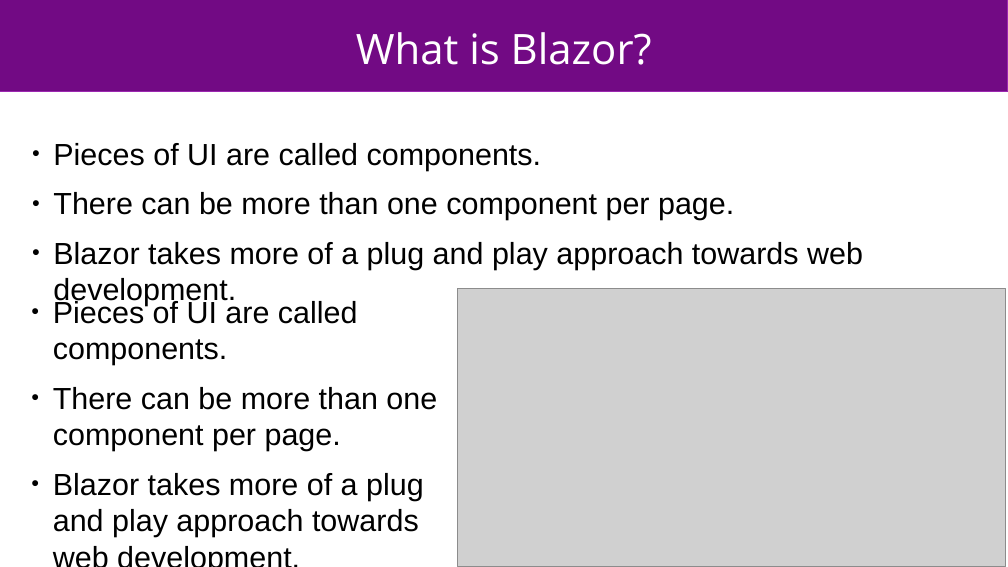
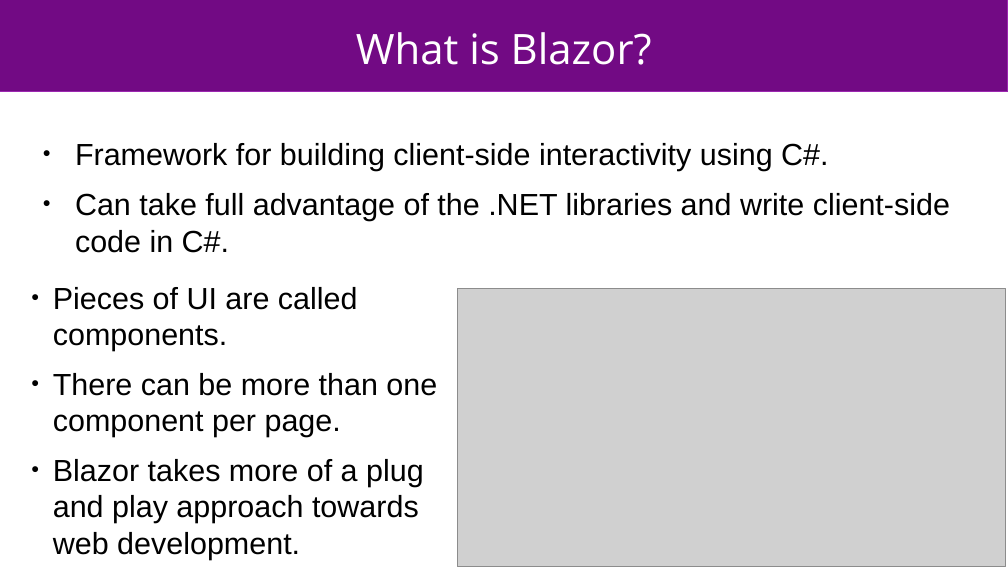
Before and after one commit to wheat32/BlazorTest, a slide deck: slide 3 of blazor_short.odp. Drawn at 1008x567 pixels with LibreOffice and Linux fonts; fonts in the diff are those of the drawing; grey boxes stand for pictures. Boxes give left, top, right and bottom in pixels: in the first picture for what was removed or moved away, otherwise in the second. Text is boxed around its words. In the diff, an @@ line names an element or a change of style, - is before the commit and + after.

Commit message:
Fixed a slide

```diff
--- a/blazor_short.odp
+++ b/blazor_short.odp
@@ text at bbox=[75, 143, 950, 253]: text changed @@
-● Pieces of UI are called components.
-● There can be more than one component per page.
-● Blazor takes more of a plug and play approach towards web development.
+● Framework for building client-side interactivity using C#.
+● Can take full advantage of the .NET libraries and write client-side code in C#.
@@ text "Pieces of UI are called ...": place and size @@
-text "Pieces of UI are called ..." at bbox=[53, 299, 437, 537]
+text "Pieces of UI are called ..." at bbox=[53, 287, 437, 523]
```
Also in this commit, not shown: 1 other slide changed.
